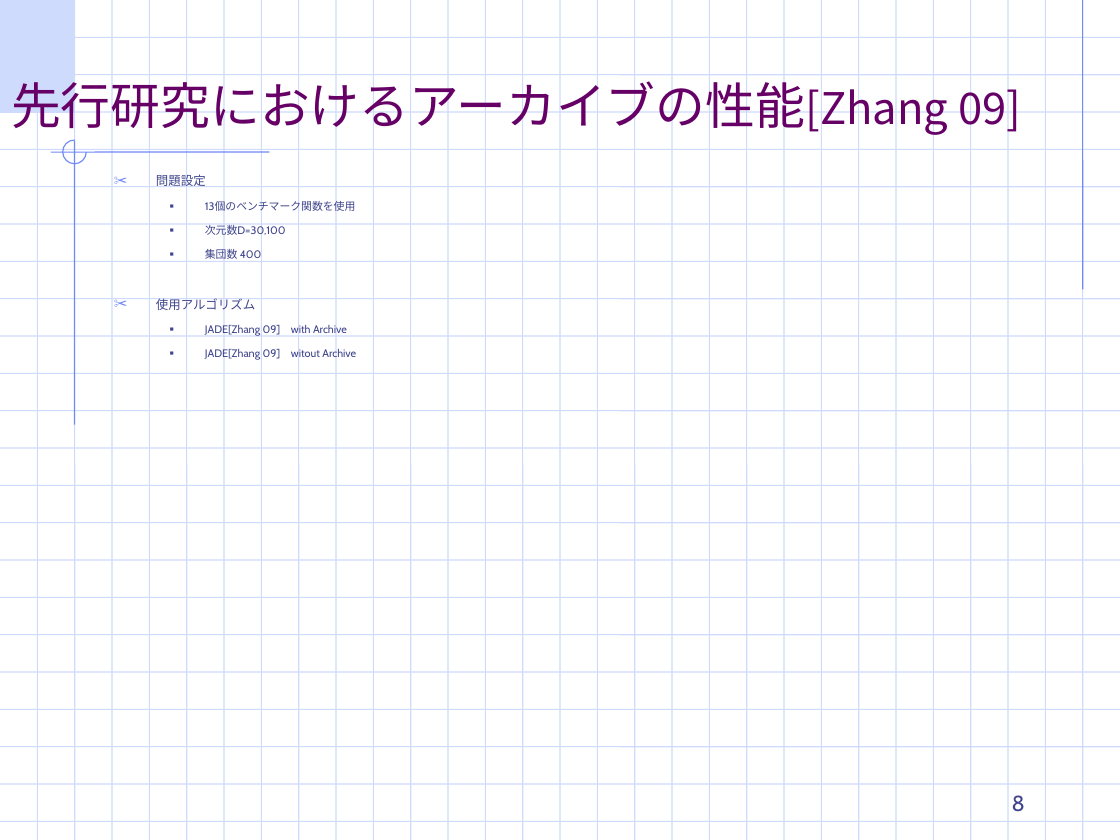
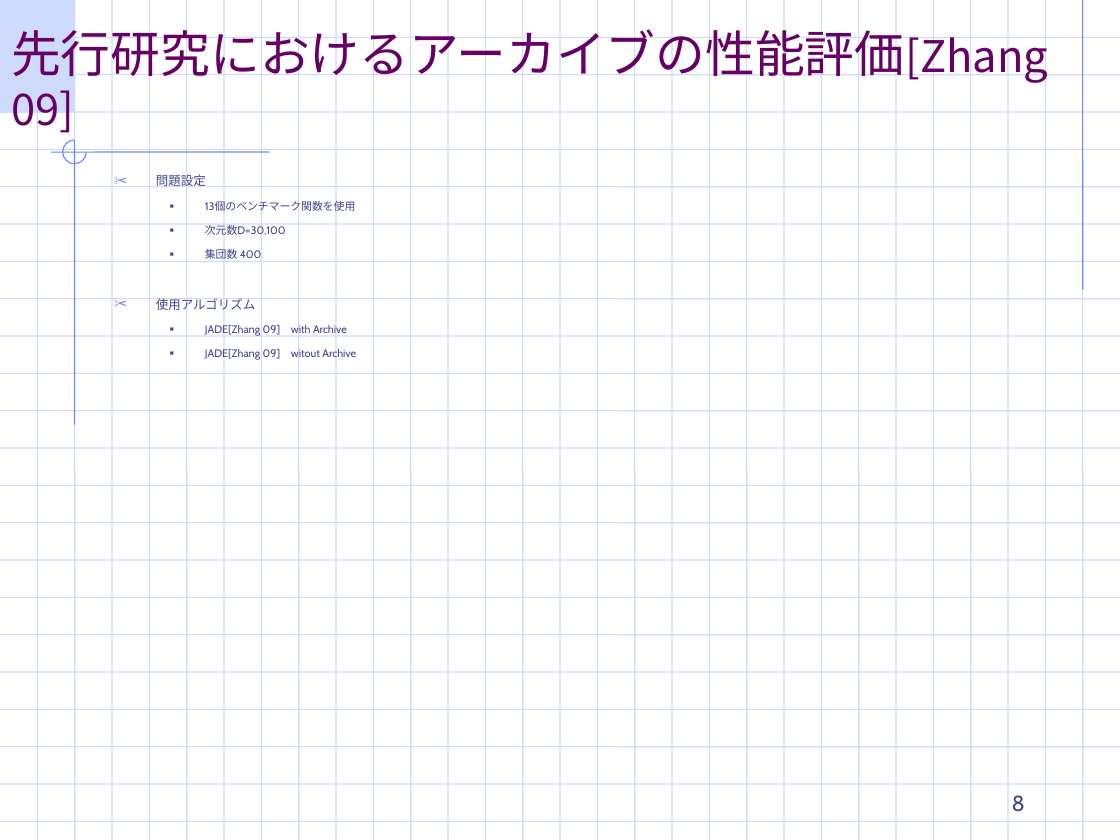
Before and after one commit to TakefumiYamamura/labolatry, a slide deck: slide 8 of 適応DE最終ゼミ発表.ppt. Drawn at 1120x840 pixels with LibreOffice and Linux fonts; fonts in the diff are those of the drawing; background and template pictures are left out. Boxes give left, top, right and bottom in pixels: in the first picture for what was removed or moved away, otherwise in the second. Text is boxed around its words. In the diff, an @@ line names an element or a change of style, - is before the commit and + after.

Commit message:
研究室ミーティング後

```diff
--- a/適応DE最終ゼミ発表.ppt
+++ b/適応DE最終ゼミ発表.ppt
@@ title at [11, 21, 1048, 136]: text changed @@
-先行研究におけるアーカイブの性能[Zhang 09]
+先行研究におけるアーカイブの性能評価[Zhang 09]
```
Also in this commit, not shown: 9 other slides changed, 4 slides added.
